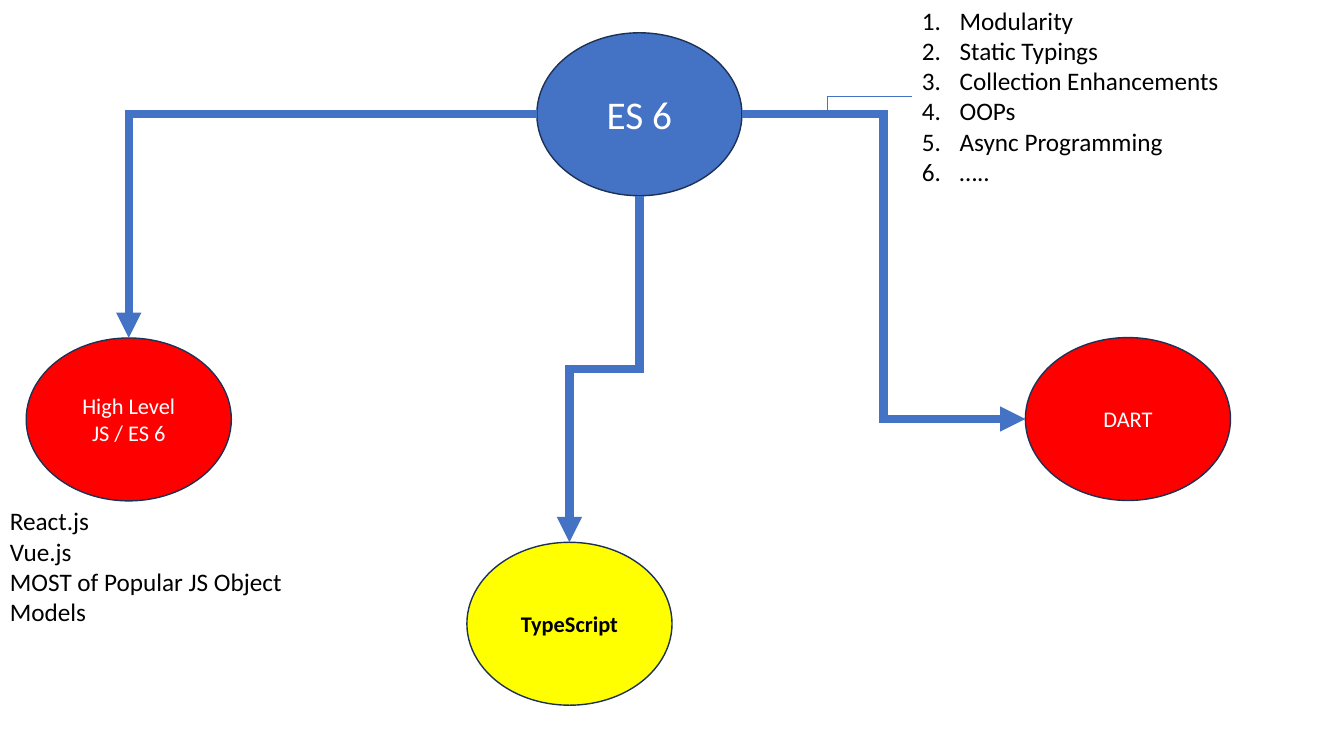
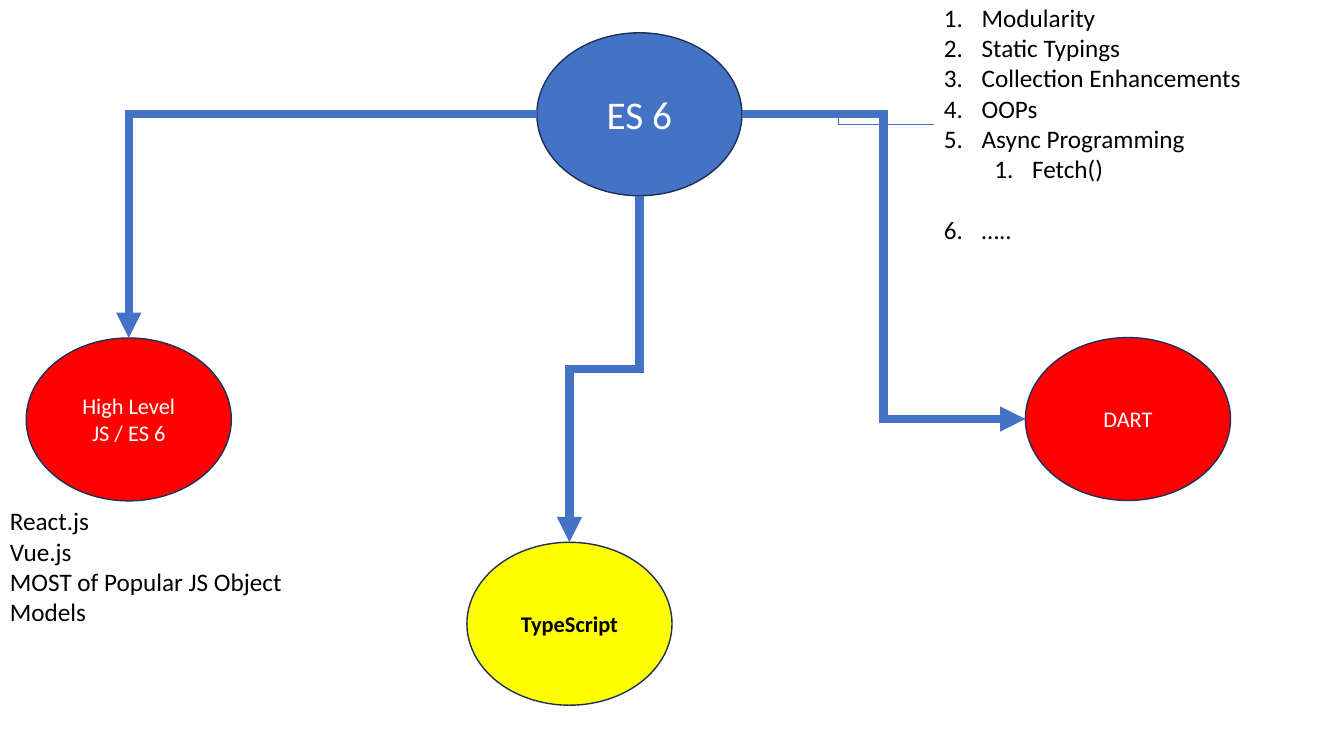
Before and after one commit to maheshsabnis/tscapita, a slide deck: slide 4 of TRaining_Im agesa.pptx. Drawn at 1344x756 pixels with LibreOffice and Linux fonts; fonts in the diff are those of the drawing. Boxes give left, top, right and bottom in pixels: in the first picture for what was removed or moved away, otherwise in the second. Text is boxed around its words. In the diff, an @@ line names an element or a change of style, - is before the commit and + after.

```diff
--- a/TRaining_Im agesa.pptx
+++ b/TRaining_Im agesa.pptx
@@ text "Modularity": place and size @@
-text "Modularity" at [960, 12, 1218, 156]
+text "Modularity" at [982, 9, 1240, 182]
@@ elbow arrow moved from (912, 97) - (742, 114) to (935, 125) - (742, 114) @@
@@ text at [1032, 159, 1103, 182]: paragraph added @@
+  1. Fetch()
```
Also in this commit, not shown: 1 other slide changed, 2 slides added, 32 other files.
